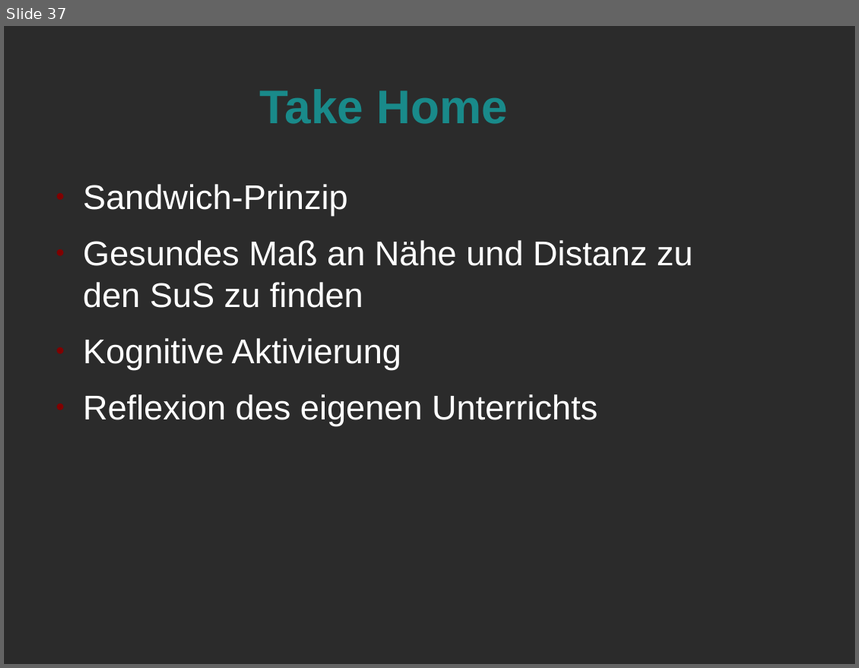
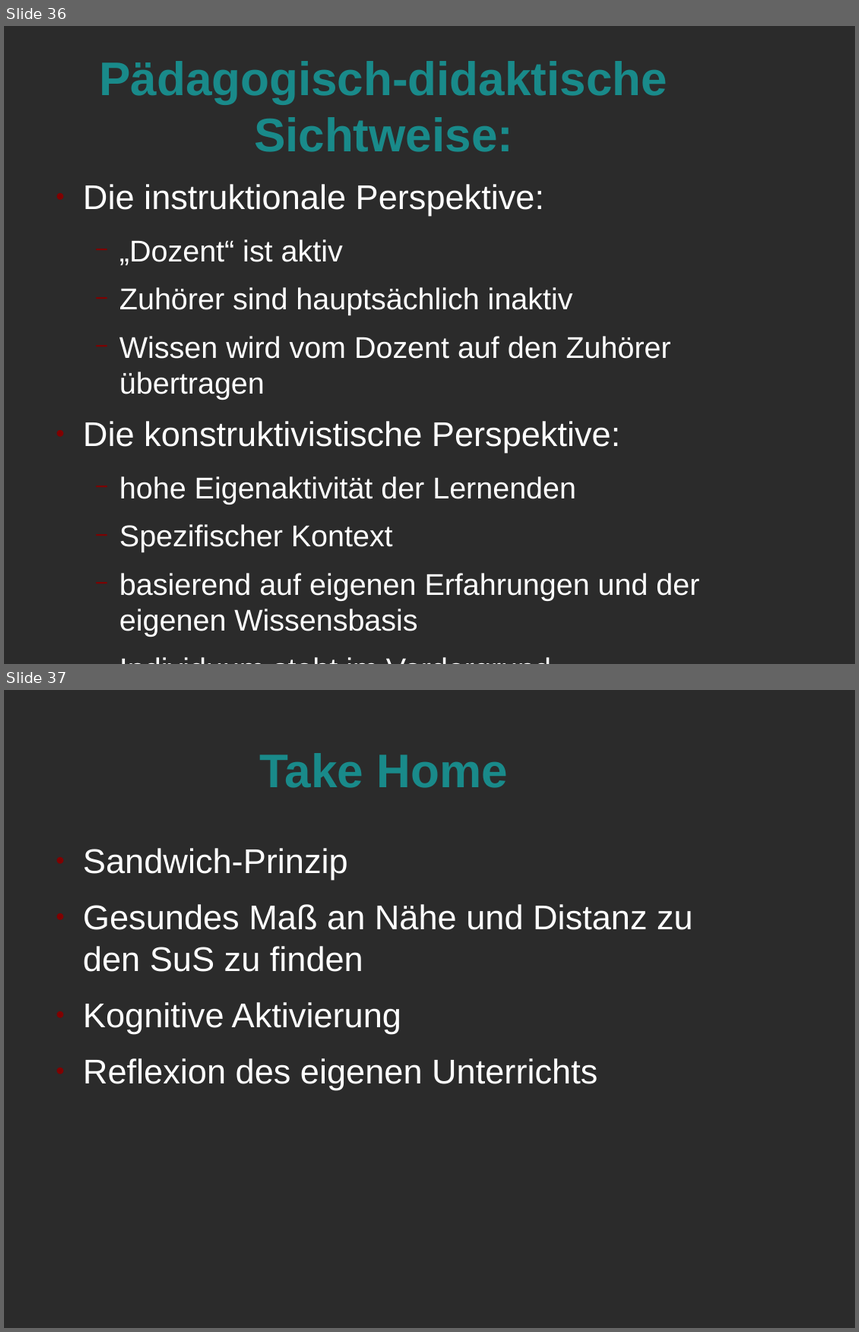
Before and after one commit to LorenzMueller/SS19, a slide deck: Mathe Didaktik/Präsentation.odp. Shown one above the other, each under a label of ours: slide 37 before the commit, slides 36 and 37 after it. The pictures are 859x668 and 859x1332 pixels, drawn with LibreOffice and Linux fonts; fonts in the diff are those of the drawing; background and template pictures are left out; a plain dark background stands for a picture behind light text. Boxes give left, top, right and bottom in pixels: in the first picture for what was removed or moved away, otherwise in the second. Text is boxed around its words. In the diff, an @@ line names an element or a change of style, - is before the commit and + after.

```diff
--- a/Mathe Didaktik/Präsentation.odp
+++ b/Mathe Didaktik/Präsentation.odp
@@ slide 36 added at box(4, 26, 855, 664), background picture (left out) @@
@@ title added at box(99, 61, 667, 152), 44 pt, text #198A8A, bold @@
+Pädagogisch-didaktische Sichtweise:
@@ text added at box(83, 184, 699, 637), 28 pt, text #FFFFFF @@
+● Die instruktionale Perspektive:
+  − „Dozent“ ist aktiv
+  − Zuhörer sind hauptsächlich inaktiv
+  − Wissen wird vom Dozent auf den Zuhörer übertragen
+● Die konstruktivistische Perspektive:
+  − hohe Eigenaktivität der Lernenden
+  − Spezifischer Kontext
+  − basierend auf eigenen Erfahrungen und der eigenen Wissensbasis
+  − Individuum steht im Vordergrund
```
Also in this commit, not shown: 8 slides changed, 1 other slide added, 1 slide removed, 5 other files.
